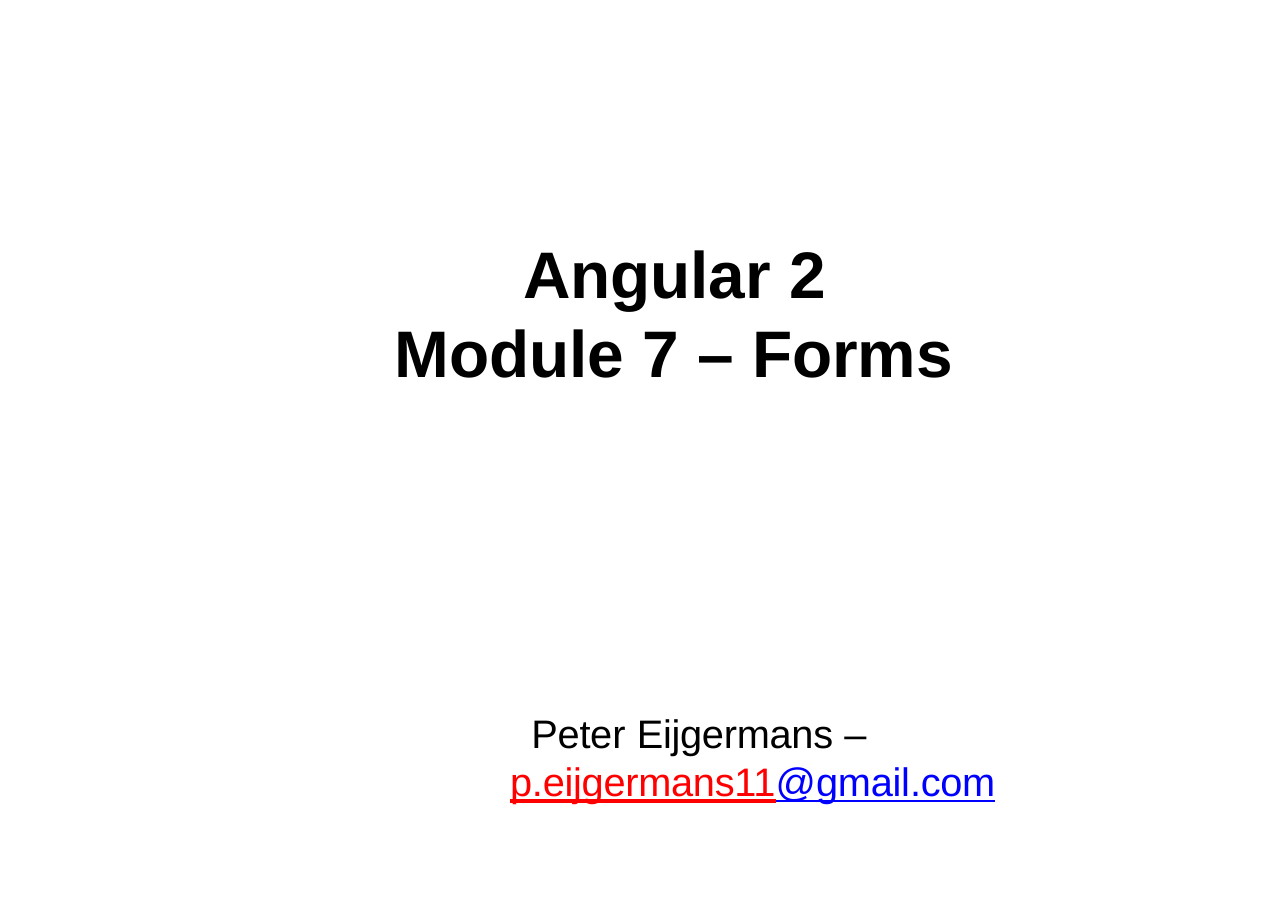
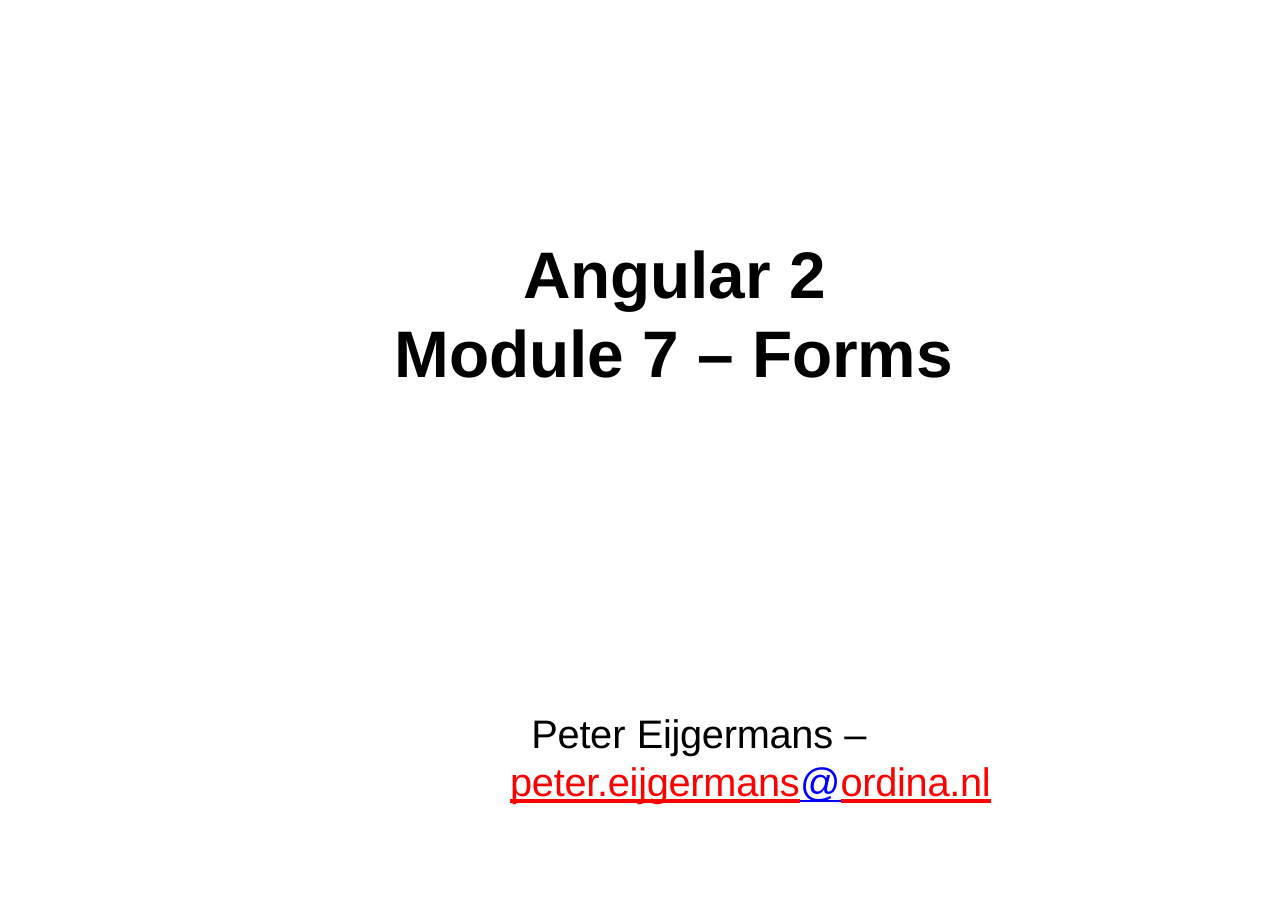
Before and after one commit to petereijgermans11/workshop-angular7, a slide deck: slide 1 of PPT/06- Angular Forms.pptx. Drawn at 1288x911 pixels with LibreOffice and Linux fonts; fonts in the diff are those of the drawing. Boxes give left, top, right and bottom in pixels: in the first picture for what was removed or moved away, otherwise in the second. Text is boxed around its words. In the diff, an @@ line names an element or a change of style, - is before the commit and + after.

```diff
--- a/PPT/06- Angular Forms.pptx
+++ b/PPT/06- Angular Forms.pptx
@@ text at (510,719,991,803): text changed; text colour #000000 to #FF0000 @@
-Peter Eijgermans – p.eijgermans11@gmail.com
+Peter Eijgermans – peter.eijgermans@ordina.nl
```
Also in this commit, not shown: 11 other slides changed, 7 other files.
